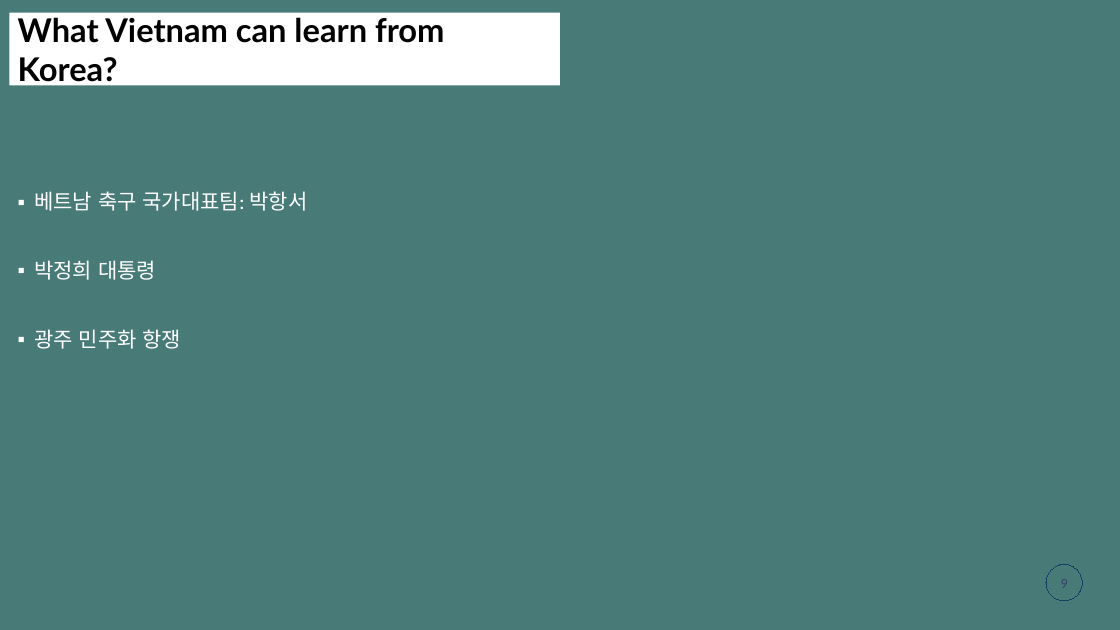
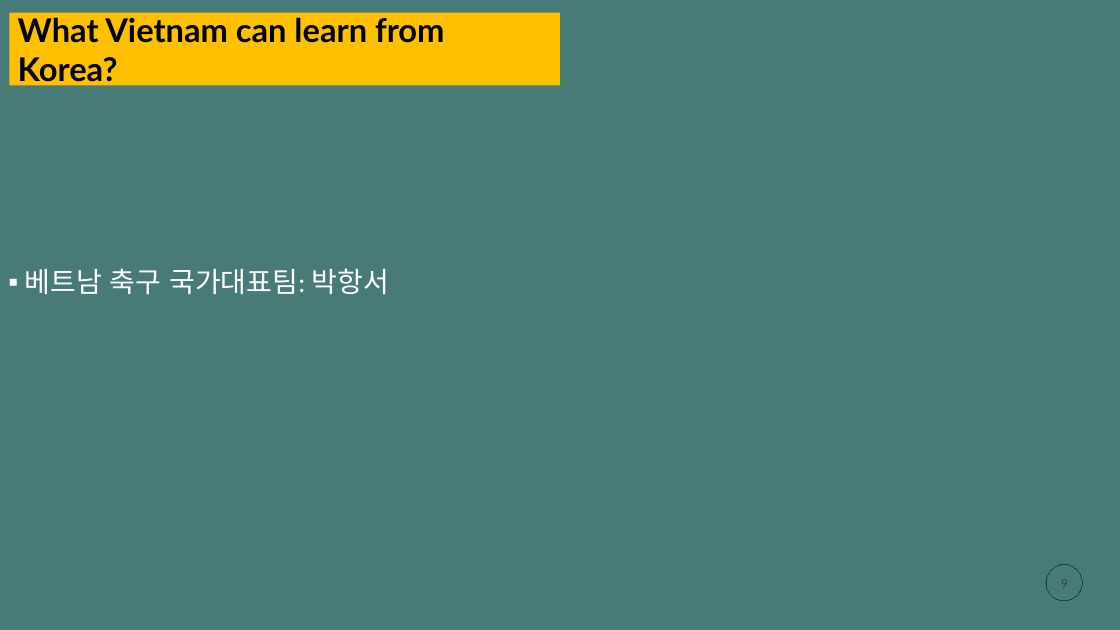
Before and after one commit to gemmanguen/Tetholidays, a slide deck: slide 9 of mducng_VN-KR.pptx. Drawn at 1120x630 pixels with LibreOffice and Linux fonts; fonts in the diff are those of the drawing. Boxes give left, top, right and bottom in pixels: in the first picture for what was removed or moved away, otherwise in the second. Text is boxed around its words. In the diff, an @@ line names an element or a change of style, - is before the commit and + after.

```diff
--- a/mducng_VN-KR.pptx
+++ b/mducng_VN-KR.pptx
@@ title "What Vietnam can learn from ..." at (x1=9, y1=13, x2=560, y2=86): fill #FFFFFF to #FFC000 @@
@@ text "베트남 축구 국가대표팀: 박항서" moved from (x1=34, y1=191, x2=308, y2=349) to (x1=25, y1=268, x2=389, y2=294) @@
@@ text "베트남 축구 국가대표팀: 박항서" at (x1=25, y1=268, x2=389, y2=294): size 18 to 24 pt @@
@@ text at (x1=34, y1=260, x2=182, y2=349): paragraphs removed @@
-▪ 박정희 대통령
-▪ 광주 민주화 항쟁
```
Also in this commit, not shown: 9 other slides changed, 1 slide added.
